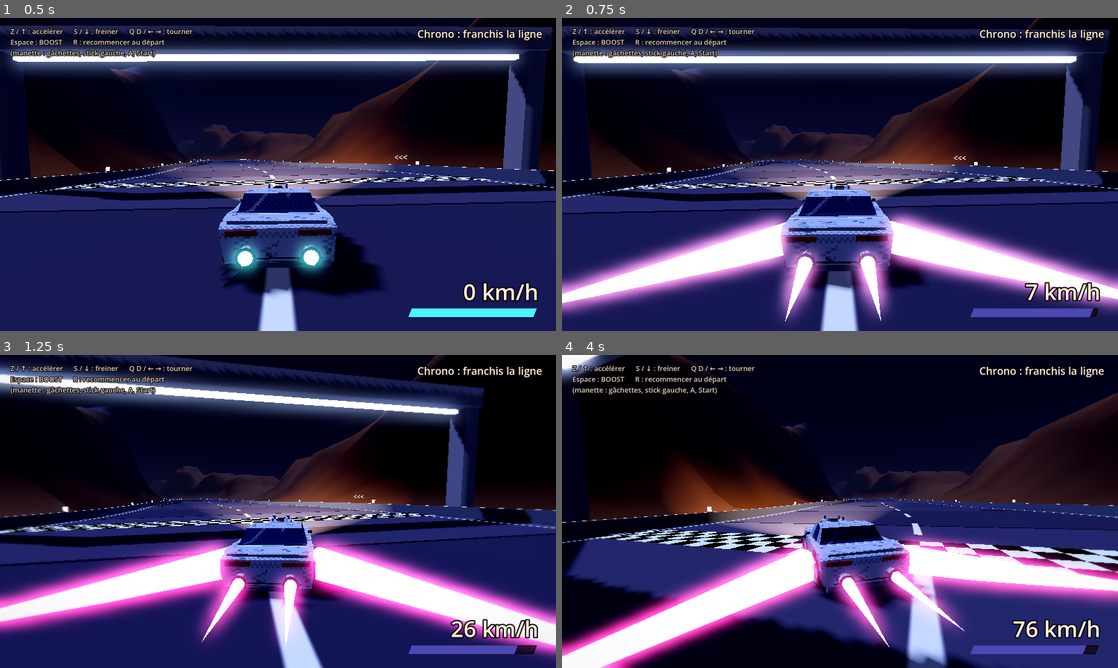
Above: before the commit, frames 1-4 (two rows, left to right).
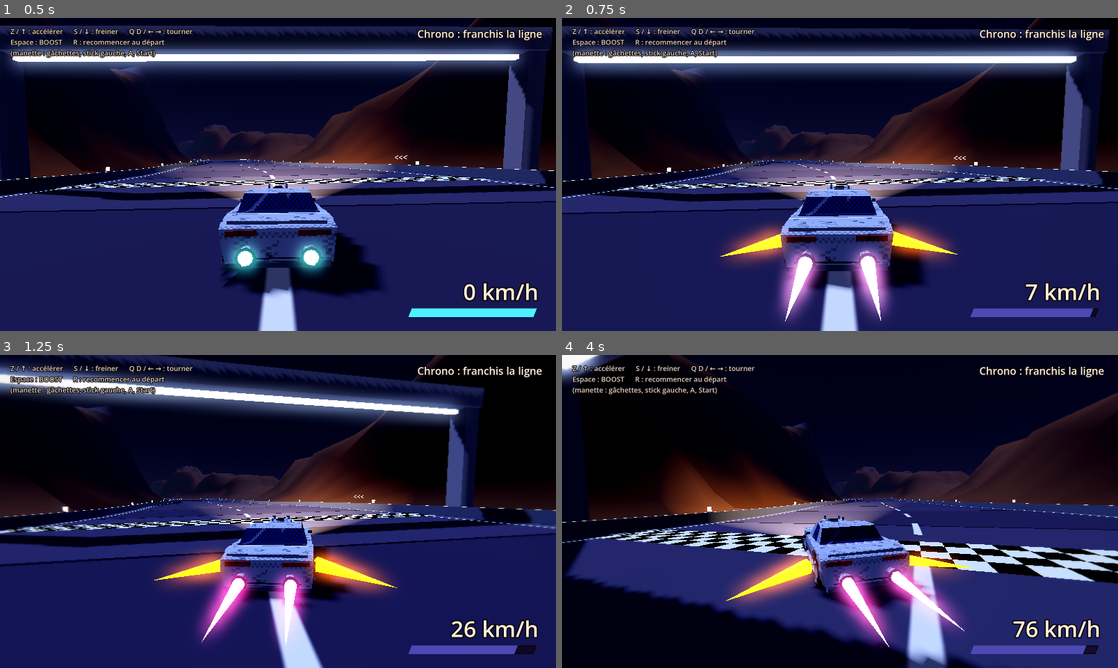
Above: after the commit, the same moments.

Repository: CrachelaVapeur/Jeu-de-Course
Game: Godot game, scene res://scenes/circuit_01.tscn
Two runs of this game, one before a commit and one after it. Both use one fixed random seed, a clock stepped at 60 frames per second and the inputs below.
Inputs:
- Up to frame 1 (0.5 s): no input
- Up to frame 2 (0.75 s): hold D (droite) from 0.53 s (still down); hold Space (boost) from 0.53 s (still down)
- Up to frame 3 (1.25 s): keep holding D (droite); keep holding Space (boost)
- Up to frame 4 (4 s): release D (droite) at 1.28 s; release Space (boost) at 1.28 s; hold Down 1.28-2.03 s; tap Space (boost) at 1.35, 2.3, 3.05 s; hold D (droite) 2.03-2.78 s; hold S (freiner) 2.03-2.78 s; hold W (accelerer) 2.78-3.53 s; tap R (recommencer) at 2.85 s; hold A (gauche) from 3.53 s (still down); hold Space (boost) from 3.53 s (still down); tap Shift at 3.6 s

Frame 1 is identical in both runs. In frame 2, 13% of the frame differs, in the area x 0-100%, y 61-96%; in frame 3, 15%, in the area x 0-100%, y 57-98%; in frame 4, 15%.

Commit message:
Flammes laterales: plus petites, couleur feu orange/jaune
Co-Authored-By: Claude Sonnet 5.5 <noreply@anthropic.com>
Claude-Session: https://claude.ai/code/session_017huJHQwB2bFeykRbBtH6CG

Diff:
--- a/scenes/vehicule.tscn
+++ b/scenes/vehicule.tscn
@@ -19,6 +19,34 @@
 emission_enabled = true
 emission = Color(0.3, 0.9, 1, 1)
 emission_energy_multiplier = 4.0
+
+[sub_resource type="StandardMaterial3D" id="feu_orange"]
+albedo_color = Color(1, 0.4, 0.05, 1)
+emission_enabled = true
+emission = Color(1, 0.42, 0.05, 1)
+emission_energy_multiplier = 3.0
+
+[sub_resource type="StandardMaterial3D" id="feu_jaune"]
+albedo_color = Color(1, 0.85, 0.2, 1)
+emission_enabled = true
+emission = Color(1, 0.85, 0.25, 1)
+emission_energy_multiplier = 4.0
+
+[sub_resource type="CylinderMesh" id="cone_feu"]
+material = SubResource("feu_orange")
+top_radius = 0.0
+bottom_radius = 0.13
+height = 1.0
+radial_segments = 8
+rings = 1
+
+[sub_resource type="CylinderMesh" id="cone_coeur"]
+material = SubResource("feu_jaune")
+top_radius = 0.0
+bottom_radius = 0.065
+height = 0.8
+radial_segments = 8
+rings = 1
 
 [sub_resource type="CapsuleShape3D" id="forme_collision"]
 radius = 0.55
@@ -76,7 +104,12 @@
 
 [node name="Mesh" type="MeshInstance3D" parent="Carrosserie/SortieG/Flamme"]
 transform = Transform3D(1, 0, 0, 0, 1, 0, 0, 0, 1, 0, 0.5, 0)
-mesh = SubResource("cone_flamme")
+mesh = SubResource("cone_feu")
+cast_shadow = 0
+
+[node name="Coeur" type="MeshInstance3D" parent="Carrosserie/SortieG/Flamme"]
+transform = Transform3D(1, 0, 0, 0, 1, 0, 0, 0, 1, 0, 0.4, 0)
+mesh = SubResource("cone_coeur")
 cast_shadow = 0
 
 [node name="SortieD" type="Node3D" parent="Carrosserie"]
@@ -87,7 +120,12 @@
 
 [node name="Mesh" type="MeshInstance3D" parent="Carrosserie/SortieD/Flamme"]
 transform = Transform3D(1, 0, 0, 0, 1, 0, 0, 0, 1, 0, 0.5, 0)
-mesh = SubResource("cone_flamme")
+mesh = SubResource("cone_feu")
+cast_shadow = 0
+
+[node name="Coeur" type="MeshInstance3D" parent="Carrosserie/SortieD/Flamme"]
+transform = Transform3D(1, 0, 0, 0, 1, 0, 0, 0, 1, 0, 0.4, 0)
+mesh = SubResource("cone_coeur")
 cast_shadow = 0
 
 [node name="Trainee" type="MeshInstance3D" parent="Carrosserie/ReacteurG/Flamme" node_paths=PackedStringArray("vehicule")]
--- a/scripts/vehicule.gd
+++ b/scripts/vehicule.gd
@@ -359,8 +359,8 @@
 
 	# Flammes latérales : de plus en plus longues avec la vitesse, énormes en boost.
 	var allure_flamme := clampf(ratio_vitesse(), 0.0, 1.0)
-	var longueur_laterale := pow(allure_flamme, 2.0) * 1.6 + (6.0 if en_boost else 0.0)
-	var largeur_laterale := 1.6 + (2.4 if en_boost else 0.0)
+	var longueur_laterale := pow(allure_flamme, 2.0) * 0.8 + (2.2 if en_boost else 0.0)
+	var largeur_laterale := 1.0 + (0.8 if en_boost else 0.0)
 	_longueur_laterale = lerpf(_longueur_laterale, longueur_laterale, lissage)
 	_largeur_laterale = lerpf(_largeur_laterale, largeur_laterale, lissage)
 	for flamme in _flammes_laterales:
